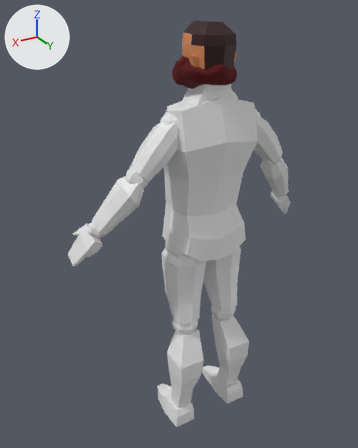
An edit to the glTF model models/fullBodyHeadGibbed/fullBodyHeadGibbed.glb, drawn before and after from the same camera.
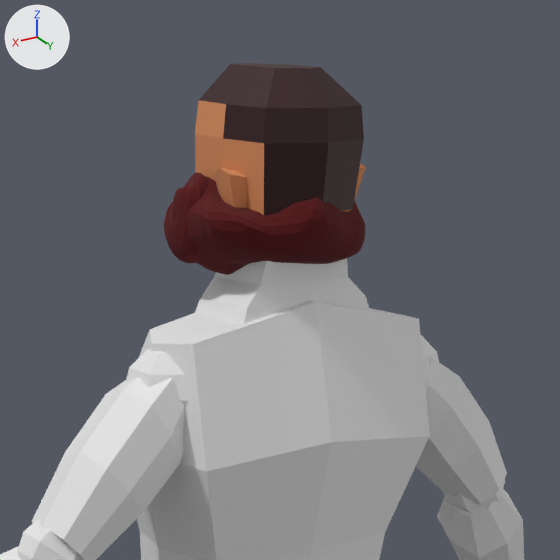
Each version appears first whole from a 50 mm camera at (1.735, 2.599, 2.874) aimed at (0.112, -0.105, 1.522), and next in a close-up on the part from 33% to 84% of the width and 0% to 40% of the height. Every picture has the same lights, and +X, +Y and +Z are marked at upper left. Where no turn or scale is listed for an object, it has been applied to the vertices. Vertices at the same position are counted once.

Before the edit, the objects in view are built like this:
```python
me_cube_008 = bpy.data.meshes.new('Cube.008')
me_cube_008.from_pydata(...)  # 58 vertices, 108 faces; spans x -0.768..-0.457, y -0.104..0.155, z 1.599..2.022
me_cube_018 = bpy.data.meshes.new('Cube.018')
me_cube_018.from_pydata(...)  # 42 vertices, 72 faces; spans x -0.152..0.156, y -0.132..0.122, z 2.545..2.649
me_cube_018.materials.append(mat_skin)  # orange #d98e5d
me_sphere_003 = bpy.data.meshes.new('Sphere.003')
me_sphere_003.from_pydata(...)  # 1035 vertices, 2058 faces; spans x -0.163..0.207, y -0.089..0.22, z 2.444..2.715
me_sphere_003.materials.append(mat_flesh)  # dark red #56050a
ob_brazo_inf_der = bpy.data.objects.new('brazo_inf_der', me_cube_008)
ob_brazo_inf_der.location = (0.0, 0.0, 0.0)
ob_detalles_cabeza = bpy.data.objects.new('detalles_cabeza', me_cube_018)
ob_detalles_cabeza.location = (0.0, 0.0, 0.0)
ob_head_inner_flesh_001 = bpy.data.objects.new('head_inner_flesh.001', me_sphere_003)
ob_head_inner_flesh_001.location = (0.0, 0.0, 0.0)
# also in view: 'brazo_sup_der' at (-0.381, 0.086, 2.117); 'torso' at (0.0, 0.033, 1.886); 'cuello' at (0.0, 0.077, 2.448); 'brazo_sup_izq' at (0.359, 0.086, 2.141); 'head_outer' at (0.003, 0.056, 2.638)
```
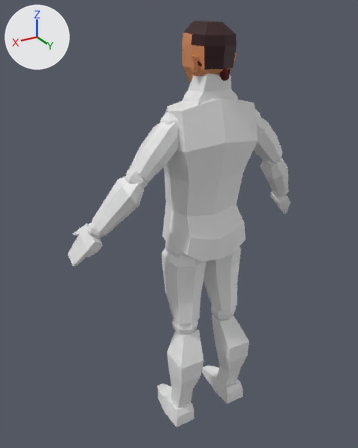
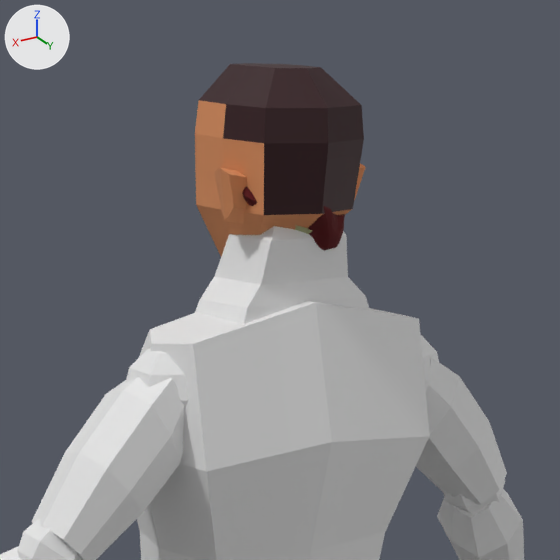
Diff of the bpy script that builds the scene:
```diff
--- a/models/fullBodyHeadGibbed/fullBodyHeadGibbed.glb.py
+++ b/models/fullBodyHeadGibbed/fullBodyHeadGibbed.glb.py
@@ me_sphere_003 @@
 # used by ob_head_inner_flesh_001; location = (0.0, 0.0, 0.0)
-me_sphere_003.from_pydata(...)  # 1035 vertices, 2058 faces; spans x -0.163..0.207, y -0.089..0.22, z 2.444..2.715
+me_sphere_003.from_pydata(...)  # 1035 vertices, 2058 faces; spans x -0.116..0.125, y -0.082..0.203, z 2.455..2.662
+# me_sphere_003 part 1: 1035 of 1035 vertices moved; they spanned x -0.163..0.207, y -0.089..0.22, z 2.444..2.715 and now span x -0.116..0.125, y -0.082..0.203, z 2.455..2.662; mean shift (-0.024, -0.003, 0.023); largest move (0.206, 0.018, 2.528) -> (0.086, 0.023, 2.6)
 me_sphere_003.materials.append(mat_flesh)
```

Pixel boxes (x1, y1, x2, y2) of what changed, in the close-ups (560 x 560 px):
'head_inner_flesh.001', reshaped: before (164, 173, 365, 275); after (242, 187, 345, 251)
